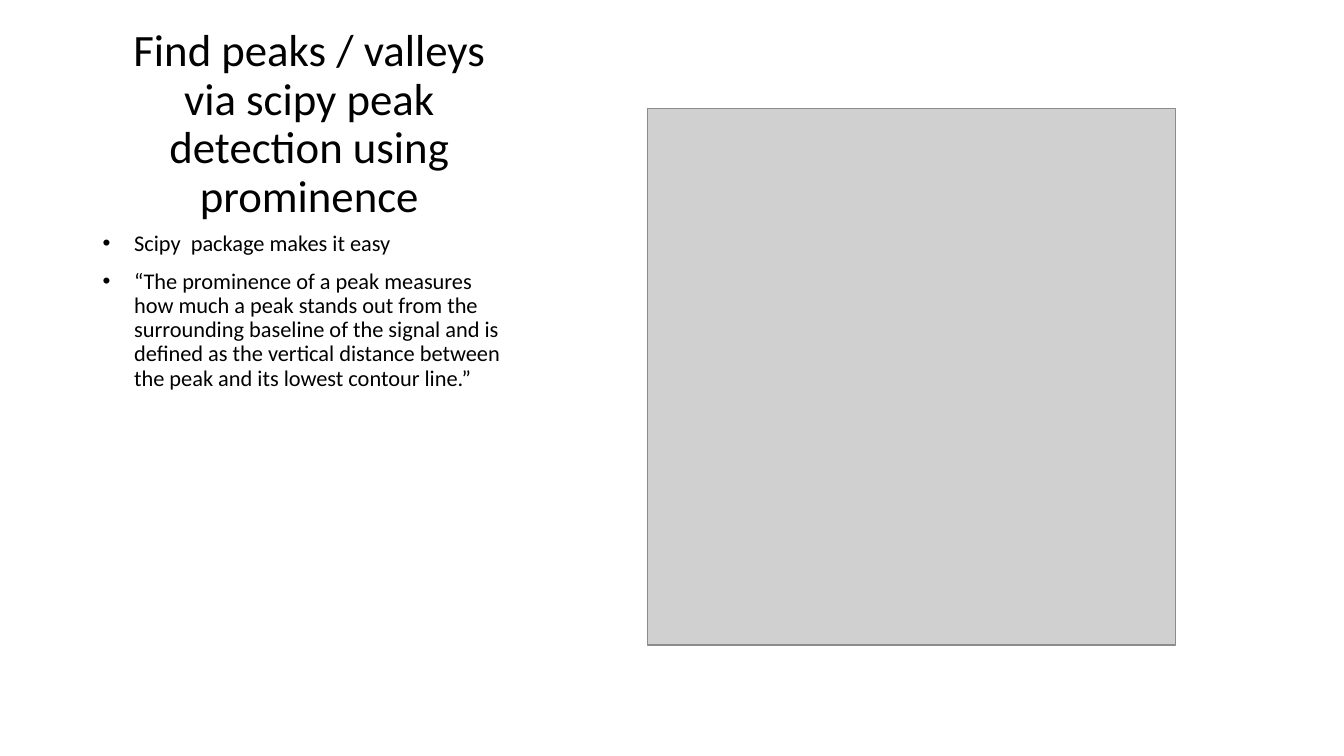
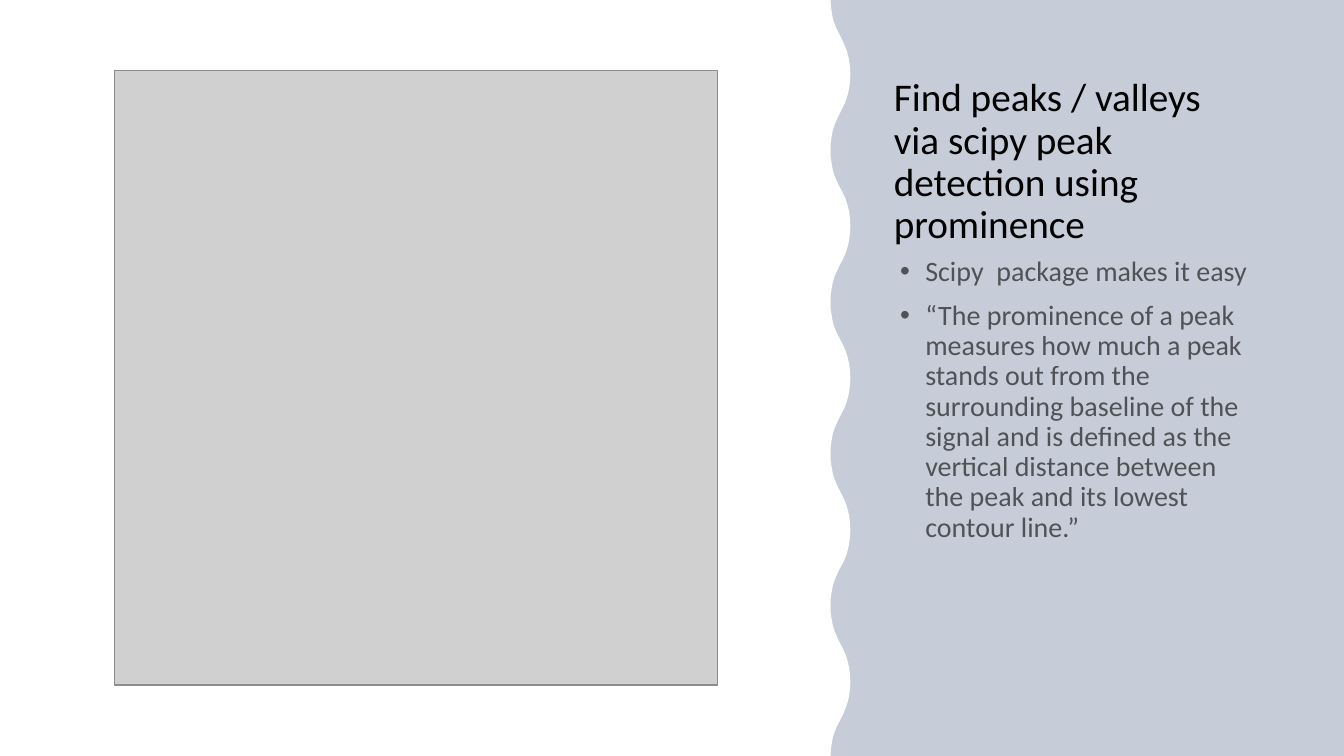
Before and after one commit to thesixtium/AFM_Peak_Detection, a slide deck: slide 7 of Peak Detection Information Slides.pptx (slide 5 before the commit). Drawn at 1344x756 pixels with LibreOffice and Linux fonts; fonts in the diff are those of the drawing; grey boxes stand for pictures. Boxes give left, top, right and bottom in pixels: in the first picture for what was removed or moved away, otherwise in the second. Text is boxed around its words. In the diff, an @@ line names an element or a change of style, - is before the commit and + after.

```diff
--- a/Peak Detection Information Slides.pptx
+++ b/Peak Detection Information Slides.pptx
@@ rectangle added at (0, 0, 1344, 756), fill #FFFFFF @@
@@ freeform shape added at (0, 0, 851, 756), fill #FFFFFF @@
@@ freeform shape added at (815, 0, 1344, 756), fill #203864 at 25% opacity @@
@@ picture: place and size @@
-picture at (648, 109, 1176, 645)
+picture at (114, 71, 718, 685)
@@ title "Find peaks / valleys via ...": place and size @@
-title "Find peaks / valleys via ..." at (133, 35, 485, 220)
+title "Find peaks / valleys via ..." at (894, 83, 1201, 245)
@@ title "Find peaks / valleys via ..." at (894, 83, 1201, 245): size 32 to 28 pt; alignment centre to left; vertical alignment bottom to top @@
@@ text "Scipy package makes it easy": place and size @@
-text "Scipy package makes it easy" at (134, 235, 500, 390)
+text "Scipy package makes it easy" at (925, 261, 1246, 537)
@@ text "Scipy package makes it easy" at (925, 261, 1246, 537): size 16 to 20 pt, text colour #000000 to #000000 at 60% opacity; indent changed @@
```
Also in this commit, not shown: 5 other slides changed, 7 slides added.
